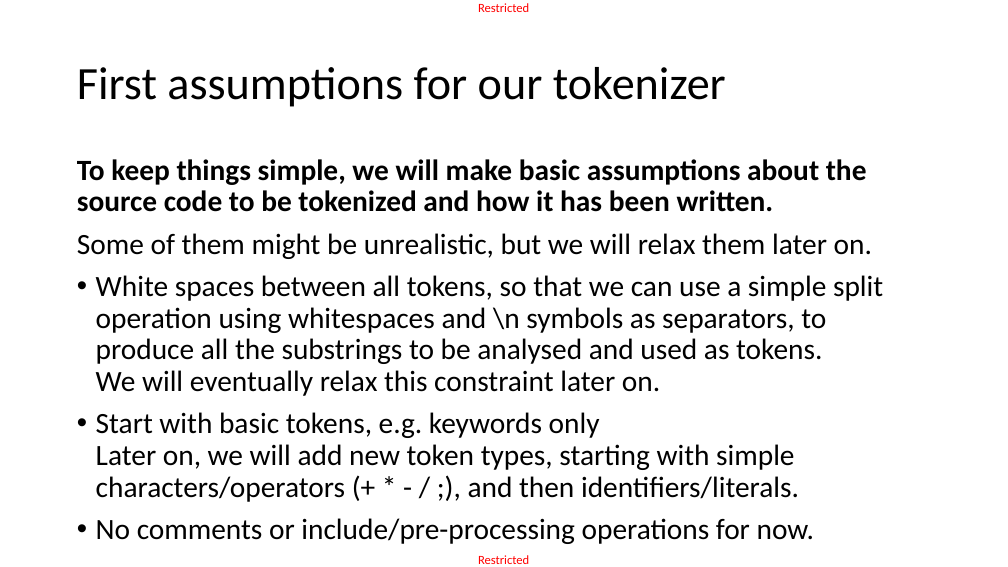
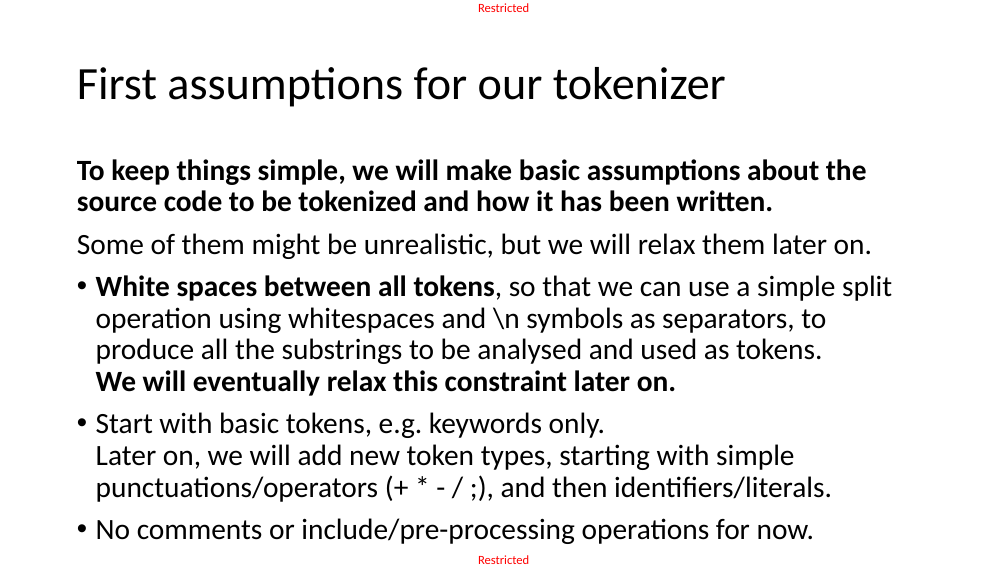
Before and after one commit to matthieudemari/SUTD_PLC_50_051, a slide deck: slide 10 of W9/W9S3/W9S3.pptx. Drawn at 1008x567 pixels with LibreOffice and Linux fonts; fonts in the diff are those of the drawing. Boxes give left, top, right and bottom in pixels: in the first picture for what was removed or moved away, otherwise in the second. Text is boxed around its words. In the diff, an @@ line names an element or a change of style, - is before the commit and + after.

Commit message:
Added Practice to W9S3 - Producing a Tokenizer v1.0, v1.1 and v1.2 (solution for v1.2 is missing)

```diff
--- a/W9/W9S3/W9S3.pptx
+++ b/W9/W9S3/W9S3.pptx
@@ text at (96,275,892,396): bold on in "White spaces between all tokens, We will ..." @@
@@ text at (96,412,832,502): text changed @@
-• Start with basic tokens, e.g. keywords only
-  Later on, we will add new token types, starting with simple characters/operators (+ * - / ;), and then identifiers/literals.
+• Start with basic tokens, e.g. keywords only.
+  Later on, we will add new token types, starting with simple punctuations/operators (+ * - / ;), and then identifiers/literals.
```
Also in this commit, not shown: 3 slides added, 5 other files.
